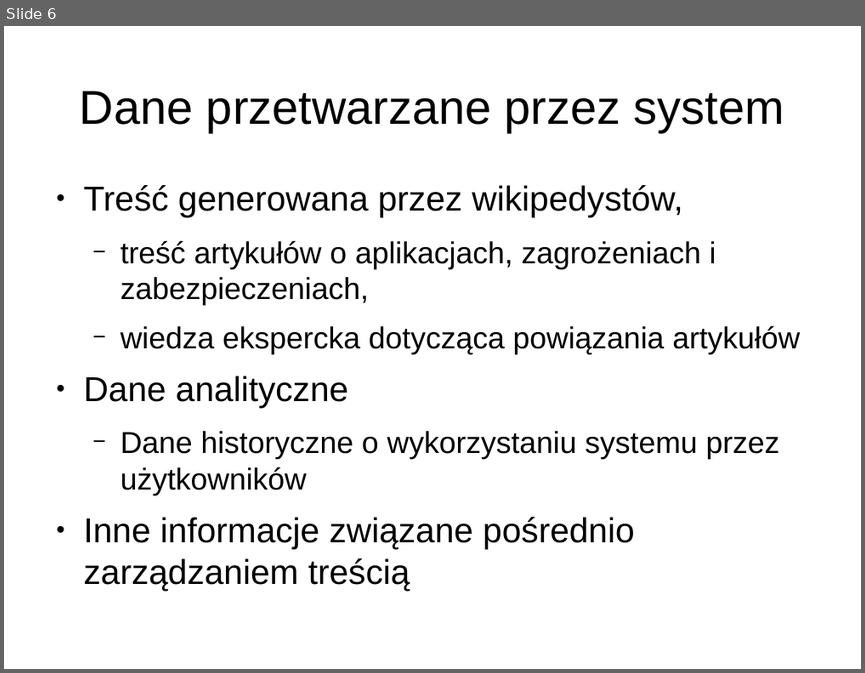
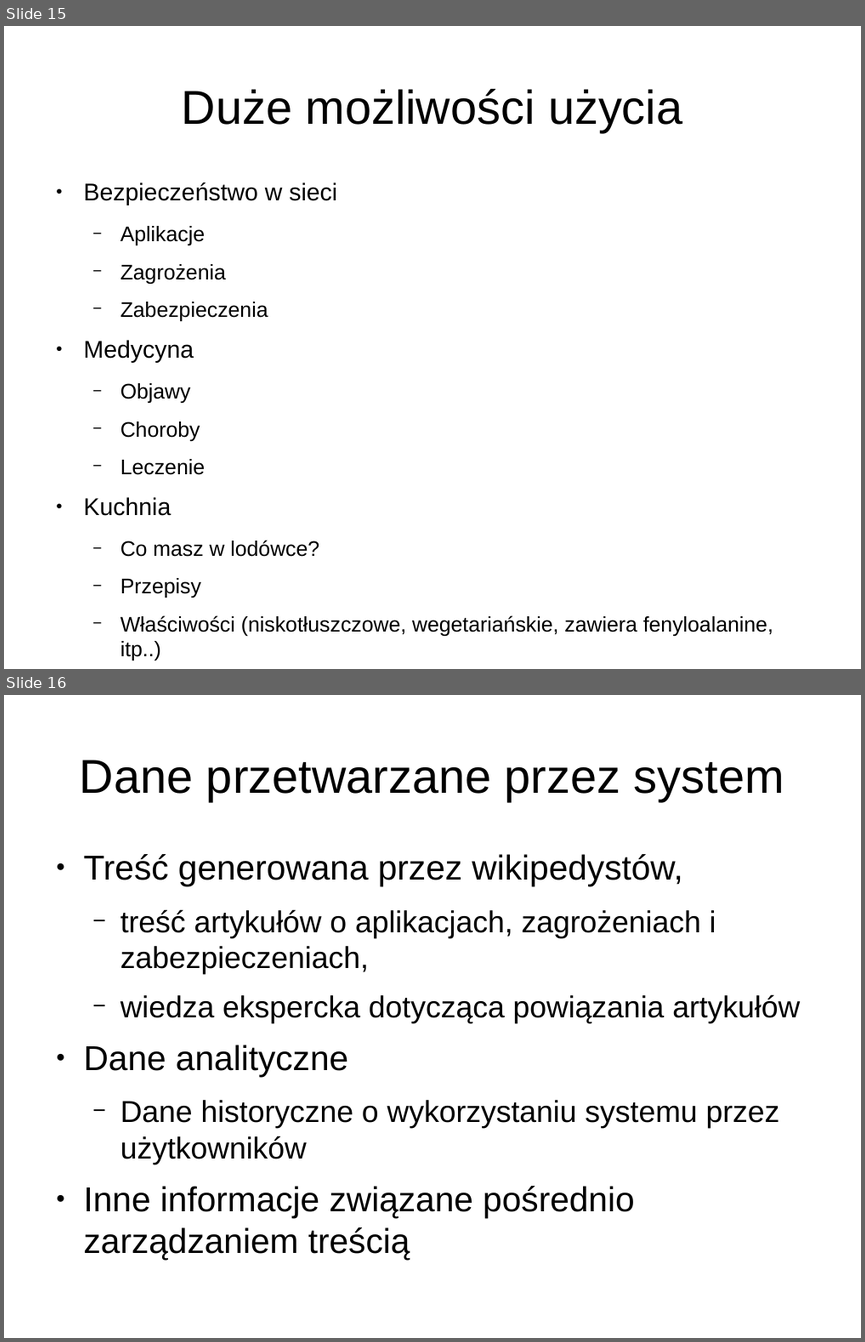
Before and after one commit to jglodek/wiki-expert, a slide deck: SDM2.odp. Shown one above the other, each under a label of ours: slide 6 before the commit, slides 15 and 16 after it. The pictures are 865x673 and 865x1342 pixels, drawn with LibreOffice and Linux fonts; fonts in the diff are those of the drawing. Boxes give left, top, right and bottom in pixels: in the first picture for what was removed or moved away, otherwise in the second. Text is boxed around its words. In the diff, an @@ line names an element or a change of style, - is before the commit and + after.

```diff
--- a/SDM2.odp
+++ b/SDM2.odp
@@ slide 15 added at bbox=[4, 26, 861, 669], background #FFFFFF @@
@@ title added at bbox=[182, 89, 682, 132], 44 pt, text #000000 @@
+Duże możliwości użycia
@@ text added at bbox=[84, 182, 773, 660], 19.6 pt, text #000000 @@
+● Bezpieczeństwo w sieci
+  − Aplikacje
+  − Zagrożenia
+  − Zabezpieczenia
+● Medycyna
+  − Objawy
+  − Choroby
+  − Leczenie
+● Kuchnia
+  − Co masz w lodówce?
+  − Przepisy
+  − Właściwości (niskotłuszczowe, wegetariańskie, zawiera fenyloalanine, itp..)
+● I więcej!
@@ what was slide 6 is now slide 16 @@
```
Also in this commit, not shown: 7 slides changed, 13 other slides added, 2 slides removed, 2 other files.
